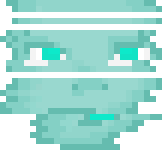
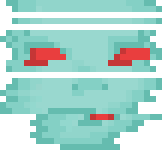
Two versions of the same layered image (162 × 150). Layer-by-layer changes:
painted on "Layer 1" over [24, 48, 150, 120]
